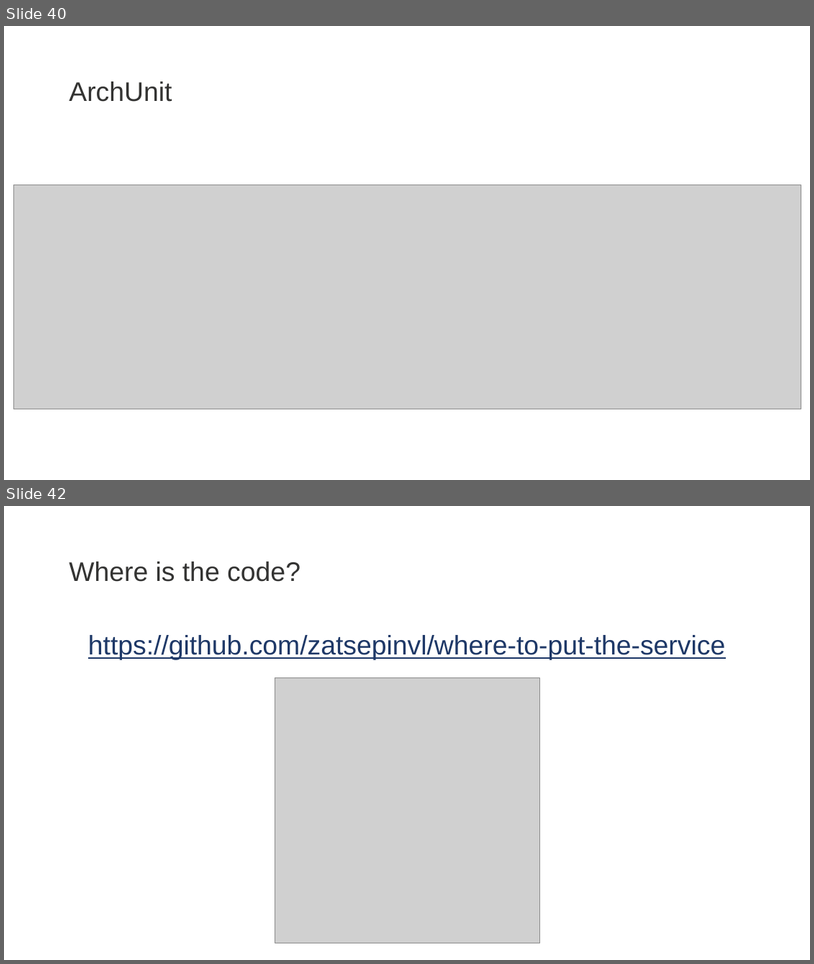
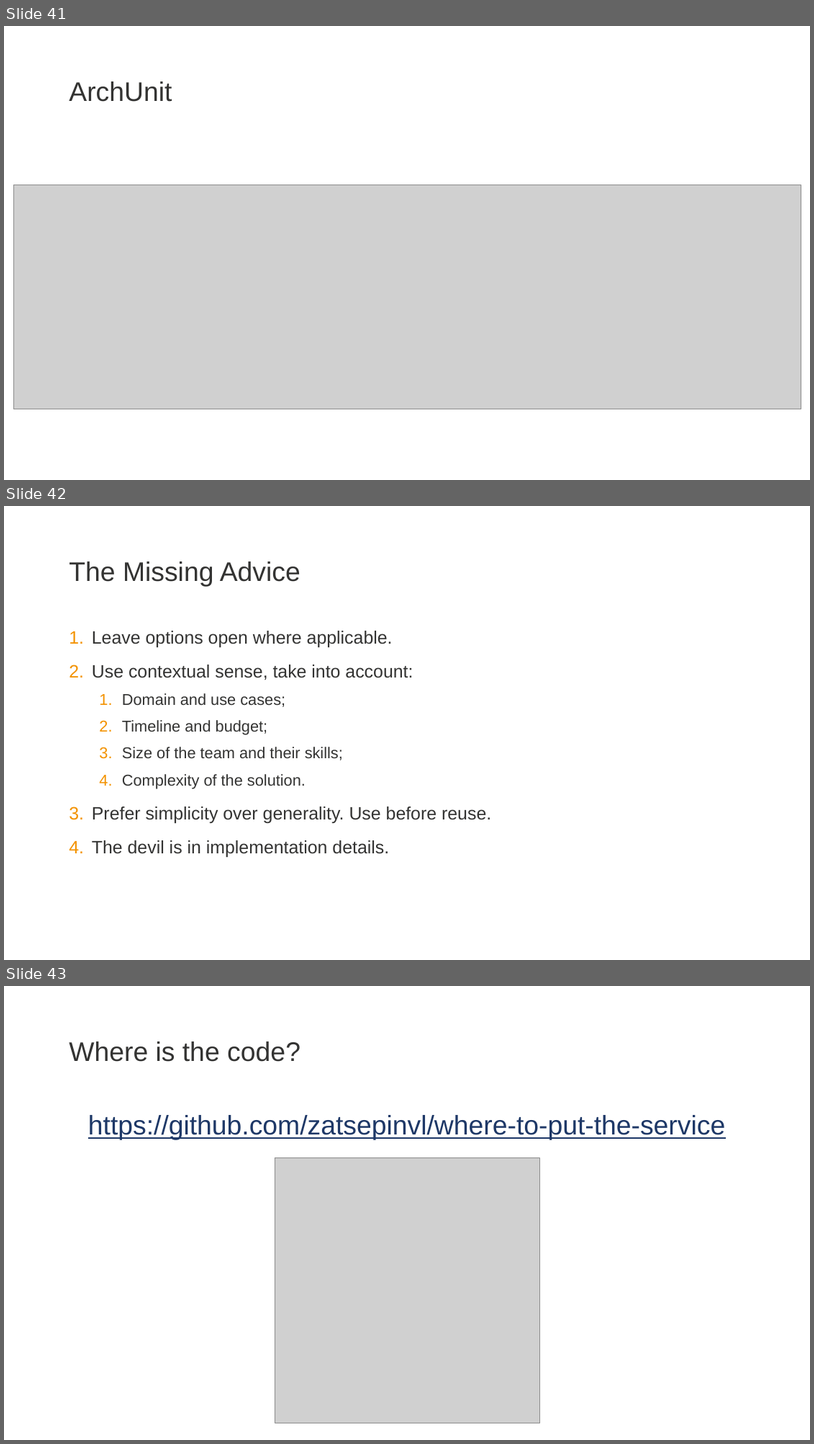
Before and after one commit to zatsepinvl/where-to-put-the-service, a slide deck: Where to put the service.pptm. Shown one above the other, each under a label of ours: slides 40 and 42 before the commit, slides 41, 42 and 43 after it; the slides between them are not shown. The pictures are 814x964 and 814x1444 pixels, drawn with LibreOffice and Linux fonts; fonts in the diff are those of the drawing; grey boxes stand for pictures; background and template pictures are left out. Boxes give left, top, right and bottom in pixels: in the first picture for what was removed or moved away, otherwise in the second. Text is boxed around its words. In the diff, an @@ line names an element or a change of style, - is before the commit and + after.

```diff
--- a/Where to put the service.pptm
+++ b/Where to put the service.pptm
@@ slide 42 added at (4, 506, 810, 960), background #FFFFFF @@
@@ title added at (69, 561, 301, 587), 48 pt, text #333332 @@
+The Missing Advice
@@ text added at (92, 631, 491, 857), 32 pt, text #333332 @@
+1. Leave options open where applicable.
+2. Use contextual sense, take into account:
+  1. Domain and use cases;
+  2. Timeline and budget;
+  3. Size of the team and their skills;
+  4. Complexity of the solution.
+3. Prefer simplicity over generality. Use before reuse.
+4. The devil is in implementation details.
@@ what was slide 40 is now slide 41 @@
@@ what was slide 42 is now slide 43 @@
```
Also in this commit, not shown: 14 slides changed, 2 other slides added, 6 slides removed, 13 other files.
